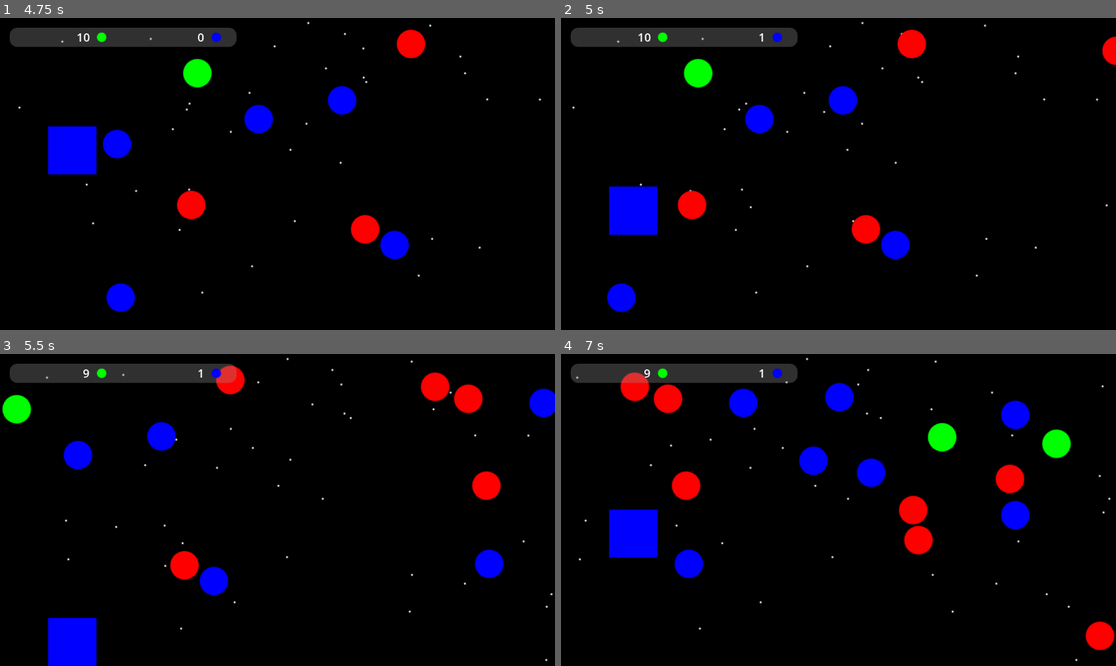
Above: before the commit, frames 1-4 (two rows, left to right).
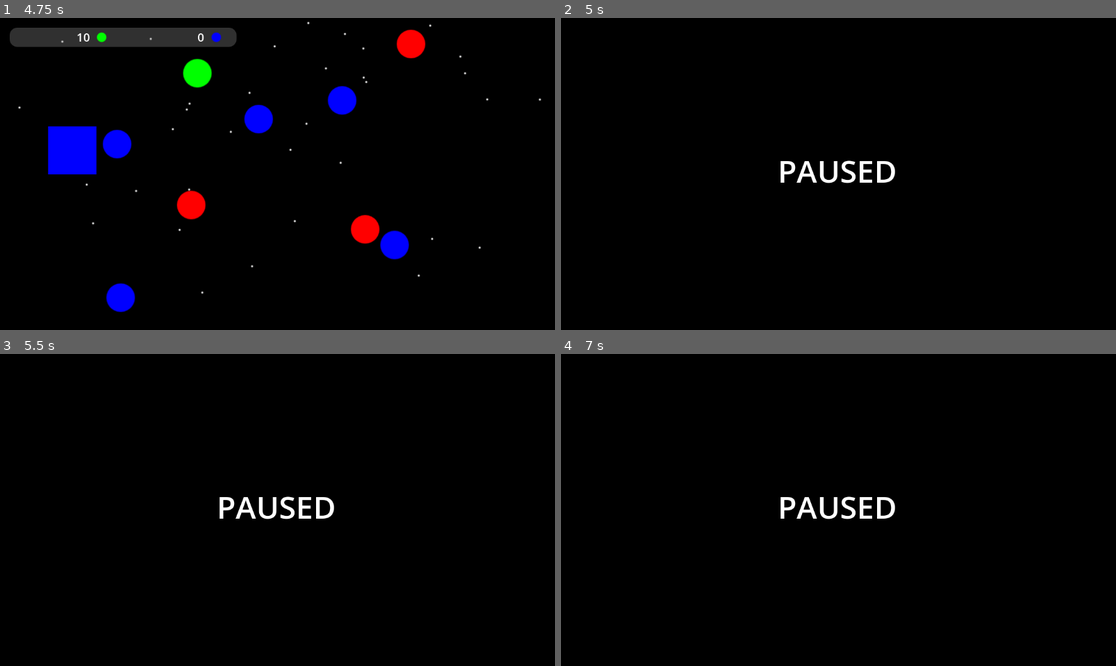
Above: after the commit, the same moments.

Repository: Bolgeg/godot_bolas
Game: Godot game, scene res://full_game.tscn
Same seed, same stepped clock (60 frames per second), same inputs: the game is played once before the commit and once after it.
Inputs:
- Up to frame 1 (4.75 s): click "START GAME" at 0.5 s; hold W (move_up) 1.28-2.03 s; hold S (move_down) 2.03-2.78 s; hold W (move_up) 2.78-4.28 s; hold S (move_down) from 4.28 s (still down)
- Up to frame 2 (5 s): keep holding S (move_down); tap Space (pause, bound only after the commit) at 4.9 s
- Up to frame 3 (5.5 s): keep holding S (move_down)
- Up to frame 4 (7 s): release S (move_down) at 6.53 s; hold W (move_up) from 6.53 s (still down)

Frame 1 is identical in both runs. In frame 2, 8.0% of the frame differs, in the area x 1-100%, y 1-95%; in frame 3, 8.8%; in frame 4, 11%, in the area x 1-100%, y 1-99%.

Commit message:
Add pause and sound effects

Diff:
--- a/game.gd
+++ b/game.gd
@@ -2,16 +2,39 @@
 
 signal game_over(score)
 
+var lost:=false
+var paused:=false
+
+func _ready() -> void:
+	%PauseScreen.visible=false
+
 func _process(_delta: float) -> void:
 	%LivesLabel.text=str(%Player.lives)
 	%ScoreLabel.text=str(%Player.score)
-	if %Player.lives<=0:
+	if %Player.lives<=0 and not lost:
 		%Player.lives=0
 		game_over.emit(%Player.score)
 		pause()
+		lost=true
+	if not lost:
+		if Input.is_action_just_pressed("pause"):
+			if paused:
+				resume()
+				%Objects.visible=true
+				%PauseScreen.visible=false
+			else:
+				pause()
+				%Objects.visible=false
+				%PauseScreen.visible=true
 
 func pause():
-	process_mode=Node.PROCESS_MODE_DISABLED
+	for child in get_children():
+		child.process_mode=Node.PROCESS_MODE_DISABLED
+	paused=true
+func resume():
+	for child in get_children():
+		child.process_mode=Node.PROCESS_MODE_INHERIT
+	paused=false
 
 func destroy():
 	queue_free()
--- a/game.tscn
+++ b/game.tscn
@@ -35,52 +35,55 @@
 [node name="Game" type="Node2D"]
 script = ExtResource("1_7jktm")
 
-[node name="Background" type="Node2D" parent="."]
+[node name="Objects" type="Node2D" parent="."]
+unique_name_in_owner = true
 
-[node name="ColorRect" type="ColorRect" parent="Background"]
+[node name="Background" type="Node2D" parent="Objects"]
+
+[node name="ColorRect" type="ColorRect" parent="Objects/Background"]
 offset_right = 1152.0
 offset_bottom = 648.0
 color = Color(0, 0, 0, 1)
 
-[node name="Stars" type="Node2D" parent="Background"]
+[node name="Stars" type="Node2D" parent="Objects/Background"]
 script = ExtResource("2_ryrav")
 
-[node name="Player" parent="." instance=ExtResource("1_80nbo")]
+[node name="Player" parent="Objects" instance=ExtResource("1_80nbo")]
 unique_name_in_owner = true
 position = Vector2(150, 300)
 
-[node name="Walls" type="StaticBody2D" parent="."]
+[node name="Walls" type="StaticBody2D" parent="Objects"]
 collision_layer = 2
 
-[node name="CollisionShape2D" type="CollisionShape2D" parent="Walls"]
+[node name="CollisionShape2D" type="CollisionShape2D" parent="Objects/Walls"]
 position = Vector2(571.5, -70.5)
 shape = SubResource("RectangleShape2D_80nbo")
 
-[node name="CollisionShape2D2" type="CollisionShape2D" parent="Walls"]
+[node name="CollisionShape2D2" type="CollisionShape2D" parent="Objects/Walls"]
 position = Vector2(575.5, 737.5)
 shape = SubResource("RectangleShape2D_e2o6t")
 
-[node name="CollisionShape2D3" type="CollisionShape2D" parent="Walls"]
+[node name="CollisionShape2D3" type="CollisionShape2D" parent="Objects/Walls"]
 position = Vector2(-77, 324)
 shape = SubResource("RectangleShape2D_feb5d")
 
-[node name="CollisionShape2D4" type="CollisionShape2D" parent="Walls"]
+[node name="CollisionShape2D4" type="CollisionShape2D" parent="Objects/Walls"]
 position = Vector2(1224.5, 324)
 shape = SubResource("RectangleShape2D_fc0e3")
 
-[node name="Balls" type="Node2D" parent="."]
+[node name="Balls" type="Node2D" parent="Objects"]
 script = ExtResource("2_e2o6t")
 
-[node name="StateBar" type="Node2D" parent="."]
+[node name="StateBar" type="Node2D" parent="Objects"]
 
-[node name="Panel" type="Panel" parent="StateBar"]
+[node name="Panel" type="Panel" parent="Objects/StateBar"]
 offset_left = 20.0
 offset_top = 20.0
 offset_right = 491.0
 offset_bottom = 60.0
 theme_override_styles/panel = SubResource("StyleBoxFlat_e2o6t")
 
-[node name="LivesLabel" type="Label" parent="StateBar/Panel"]
+[node name="LivesLabel" type="Label" parent="Objects/StateBar/Panel"]
 unique_name_in_owner = true
 layout_mode = 0
 offset_left = 18.0
@@ -91,7 +94,7 @@
 label_settings = SubResource("LabelSettings_e2o6t")
 horizontal_alignment = 2
 
-[node name="ScoreLabel" type="Label" parent="StateBar/Panel"]
+[node name="ScoreLabel" type="Label" parent="Objects/StateBar/Panel"]
 unique_name_in_owner = true
 layout_mode = 0
 offset_left = 322.0
@@ -102,10 +105,28 @@
 label_settings = SubResource("LabelSettings_feb5d")
 horizontal_alignment = 2
 
-[node name="BlueCircle" type="Sprite2D" parent="StateBar/Panel"]
+[node name="BlueCircle" type="Sprite2D" parent="Objects/StateBar/Panel"]
 position = Vector2(429, 20)
 texture = ExtResource("3_fc0e3")
 
-[node name="GreenCircle" type="Sprite2D" parent="StateBar/Panel"]
+[node name="GreenCircle" type="Sprite2D" parent="Objects/StateBar/Panel"]
 position = Vector2(191, 20)
 texture = ExtResource("4_7jktm")
+
+[node name="PauseScreen" type="Node2D" parent="."]
+unique_name_in_owner = true
+visible = false
+
+[node name="ColorRect" type="ColorRect" parent="PauseScreen"]
+offset_right = 1152.0
+offset_bottom = 648.0
+color = Color(0, 0, 0, 1)
+
+[node name="Label" type="Label" parent="PauseScreen"]
+offset_left = 450.0
+offset_top = 273.0
+offset_right = 697.0
+offset_bottom = 361.0
+theme_override_font_sizes/font_size = 64
+text = "PAUSED"
+horizontal_alignment = 1
--- a/player.gd
+++ b/player.gd
@@ -30,8 +30,11 @@
 func ball_collision(ball_type):
 	if ball_type=="red":
 		lose_life()
+		%SfxHurt.play()
 	elif ball_type=="green":
 		get_life()
 		get_points(10)
+		%SfxPickup.play()
 	elif ball_type=="blue":
 		get_points(1)
+		%SfxPickup.play()
--- a/player.tscn
+++ b/player.tscn
@@ -1,6 +1,8 @@
-[gd_scene load_steps=3 format=3 uid="uid://csjjgtwdqvh3"]
+[gd_scene load_steps=5 format=3 uid="uid://csjjgtwdqvh3"]
 
 [ext_resource type="Script" uid="uid://8sijatb7gbk0" path="res://player.gd" id="1_4flbx"]
+[ext_resource type="AudioStream" uid="uid://bfp8sohc2m4ug" path="res://sfx/hurt.wav" id="2_onrkg"]
+[ext_resource type="AudioStream" uid="uid://cu26onc61e71w" path="res://sfx/pickup.wav" id="3_i3pqv"]
 
 [sub_resource type="RectangleShape2D" id="RectangleShape2D_sh265"]
 size = Vector2(100, 100)
@@ -25,3 +27,12 @@
 unique_name_in_owner = true
 wait_time = 0.25
 one_shot = true
+
+[node name="SfxHurt" type="AudioStreamPlayer" parent="."]
+unique_name_in_owner = true
+stream = ExtResource("2_onrkg")
+
+[node name="SfxPickup" type="AudioStreamPlayer" parent="."]
+unique_name_in_owner = true
+stream = ExtResource("3_i3pqv")
+volume_db = -10.0
--- a/project.godot
+++ b/project.godot
@@ -27,3 +27,8 @@
 "events": [Object(InputEventKey,"resource_local_to_scene":false,"resource_name":"","device":-1,"window_id":0,"alt_press …(192 unchanged characters)…
 ]
 }
+pause={
+"deadzone": 0.2,
+"events": [Object(InputEventKey,"resource_local_to_scene":false,"resource_name":"","device":-1,"window_id":0,"alt_pressed":false,"shift_pressed":false,"ctrl_pressed":false,"meta_pressed":false,"pressed":false,"keycode":0,"physical_keycode":32,"key_label":0,"unicode":32,"location":0,"echo":false,"script":null)
+]
+}
Not shown, added: sfx/hurt.wav.import
Not shown, added: sfx/pickup.wav.import
Not shown, added: sfx/hurt.wav
Not shown, added: sfx/pickup.wav
